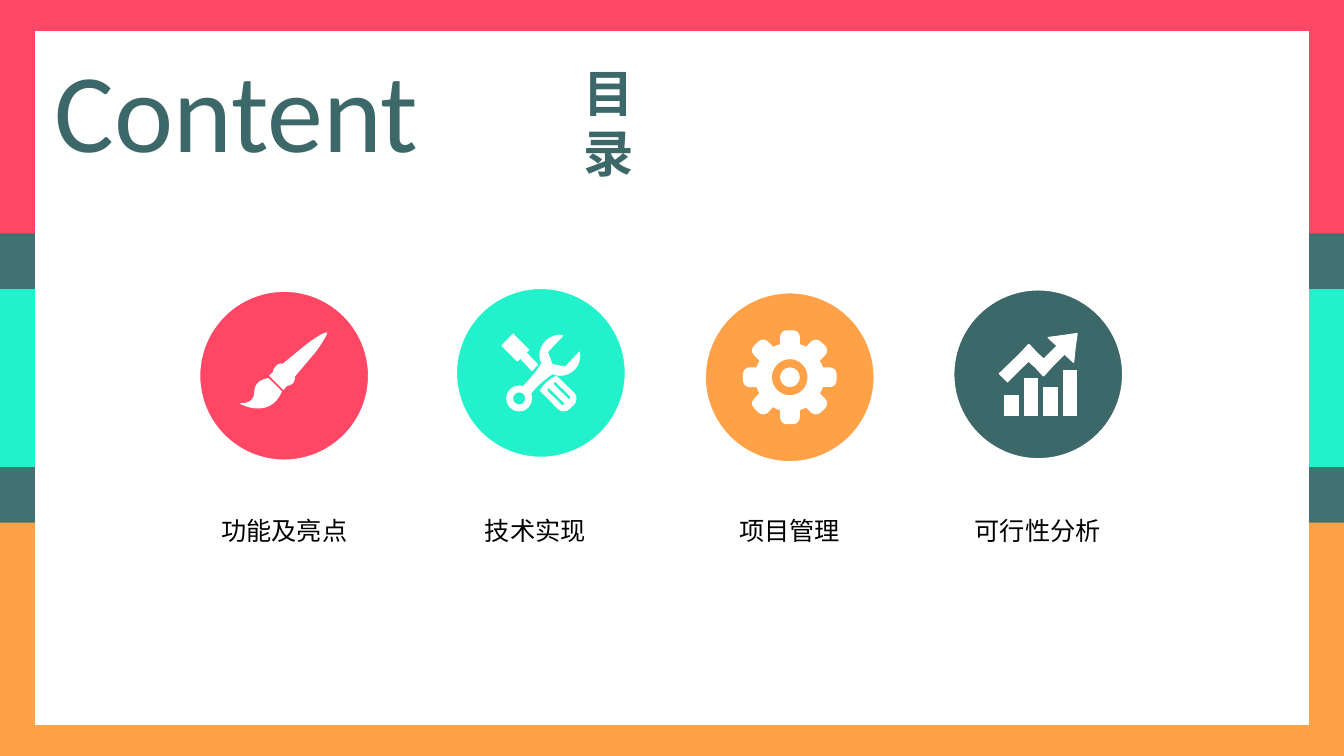
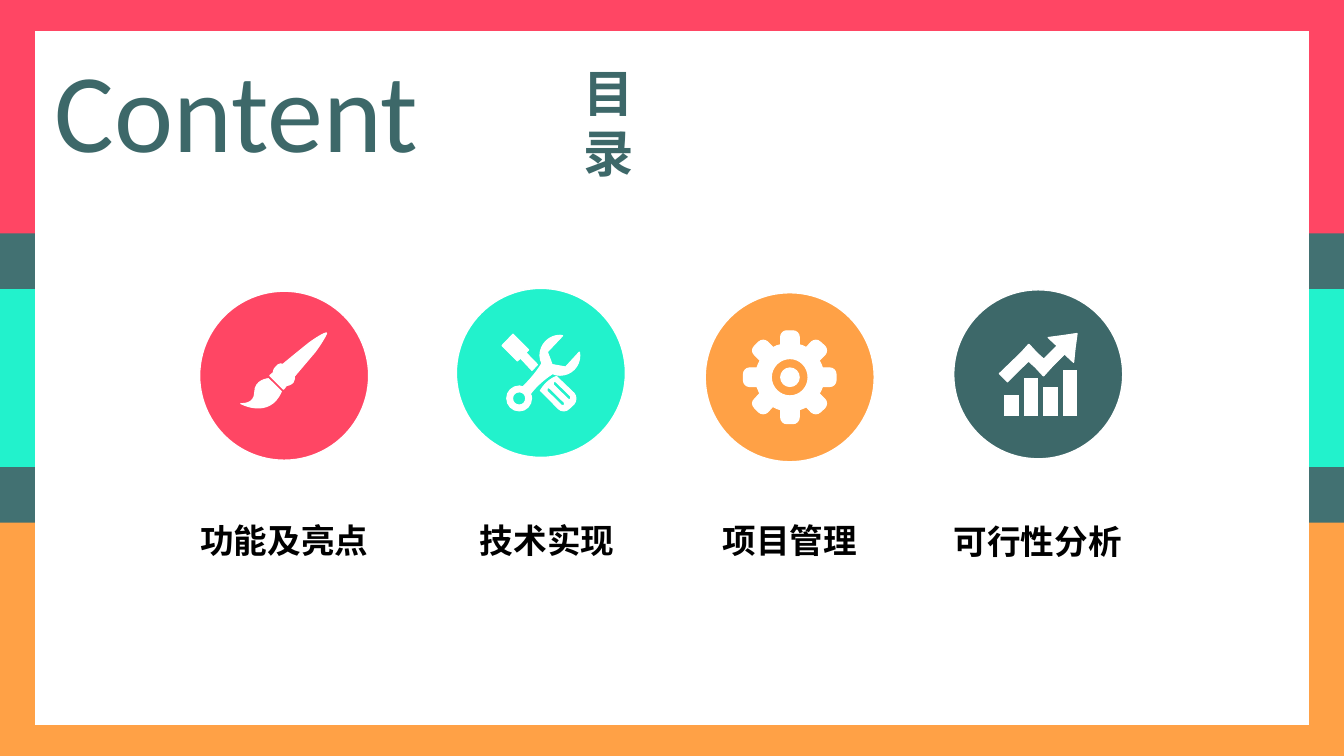
Before and after one commit to Yang-Xavier/GSDoc, a slide deck: slide 3 of 项目简介PPT/项目简介.pptx. Drawn at 1344x756 pixels with LibreOffice and Linux fonts; fonts in the diff are those of the drawing. Boxes give left, top, right and bottom in pixels: in the first picture for what was removed or moved away, otherwise in the second. Text is boxed around its words. In the diff, an @@ line names an element or a change of style, - is before the commit and + after.

```diff
--- a/项目简介PPT/项目简介.pptx
+++ b/项目简介PPT/项目简介.pptx
@@ size 18 to 24 pt, font Karla to Noto Sans CJK SC, bold on in 4 elements at (x1=200, y1=524, x2=368, y2=556), (x1=954, y1=525, x2=1122, y2=557), (x1=723, y1=524, x2=857, y2=556), (x1=480, y1=524, x2=614, y2=556) @@
```
Also in this commit, not shown: 3 other slides changed, 12 slides added, 3 slides removed.
